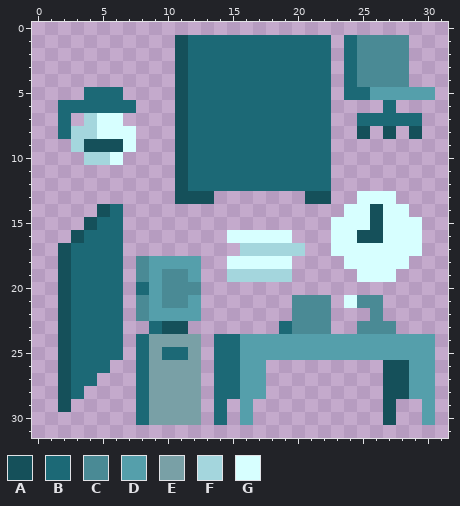
Two versions of one pixel-art sprite, Assets/Art/Props/Props_Office_Flip.png. The picture above is the old version.
The file is 32x32 pixels. Pixels under 10% opacity are left out. Colours within 5 levels of each other are drawn and written as one.
Palette (. is transparent): A #15505a  B #1c6976  C #4a8a95  D #559fab  E #79a0a6  F #a4d6dd  G #d7ffff
Pixels before, first column x 2:
 1 .........ABBBBBBBBBBB.BCCCC..
 2 .........ABBBBBBBBBBB.BCCCC..
 3 .........ABBBBBBBBBBB.BCCCC..
 4 .........ABBBBBBBBBBB.BCCCC..
 5 ..BBB....ABBBBBBBBBBB.BBDDDDD
 6 BBBBBB...ABBBBBBBBBBB....B...
 7 B.FGG....ABBBBBBBBBBB..BBBBB.
 8 BFFGGG...ABBBBBBBBBBB..A.A.A.
 9 .FAAAG...ABBBBBBBBBBB........
10 ..FFG....ABBBBBBBBBBB........
11 .........ABBBBBBBBBBB........
12 .........ABBBBBBBBBBB........
13 .........AAA.......AA..GGG...
14 ...AB.................GGAGG..
15 ..ABB................GGGAGGG.
16 .ABBB........GGGGG...GGAAGGG.
17 ABBBB.........FFFFF..GGGGGGG.
18 ABBBB.CDDDD..GGGGG....GGGGG..
19 ABBBB.CDCCD..FFFFF.....GGG...
20 ABBBB.BDCCC..................
21 ABBBB.CDCCD.......CCC.GCC....
22 ABBBB.CDDDD.......CCC...C....
23 ABBBB..BAA.......BCCC..CCC...
24 ABBBB.BEEEE.BBDDDDDDDDDDDDDDD
25 ABBBB.BEBBE.BBDDDDDDDDDDDDDDD
26 ABBB..BEEEE.BBDD.........AADD
27 ABB...BEEEE.BBDD.........AADD
28 AB....BEEEE.BBDD.........AADD
29 A.....BEEEE.B.D..........A..D
30 ......BEEEE.B.D..........A..D
After:
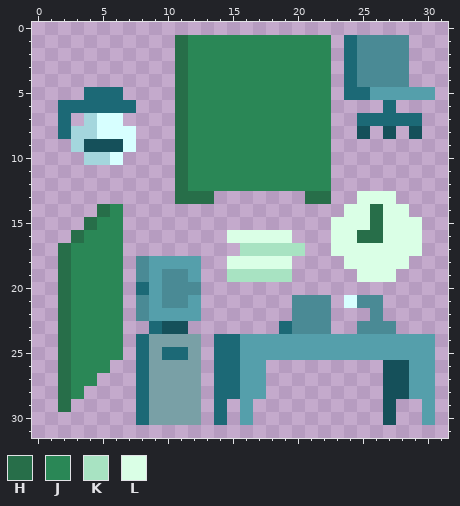
Colours new in this view: H #276e49  J #2a8756  K #a8e3c2  L #daffe6
Log entry: Added new tile for the office, changed the Tile Palette
The edit:
The edit turns colour A into colour H in rows 1 to 12 at x 11; in row 13 at x 11 to 13 and 21 to 22; in row 14 at x 5 and 26; in row 15 at x 4 and 26; in row 16 at x 3 and 25 to 26; in rows 17 to 29 at x 2.
The edit turns colour B into colour J in rows 1 to 12 at x 12 to 22; in row 14 at x 6; in row 15 at x 5 to 6; in row 16 at x 4 to 6; in rows 17 to 25 at x 3 to 6; in row 26 at x 3 to 5.
The edit turns colour B into colour J in row 27 at x 3 to 4; in row 28 at x 3.
The edit turns colour F into colour K in row 17 at x 16 to 20; in row 19 at x 15 to 19.
The edit turns colour G into colour L in row 13 at x 25 to 27; in row 14 at x 24 to 25 and 27 to 28; in row 15 at x 23 to 25 and 27 to 29; in row 16 at x 15 to 19, 23 to 24 and 27 to 29; in row 17 at x 23 to 29; in row 18 at x 15 to 19 and 24 to 28.
The edit turns colour G into colour L in row 19 at x 25 to 27.
